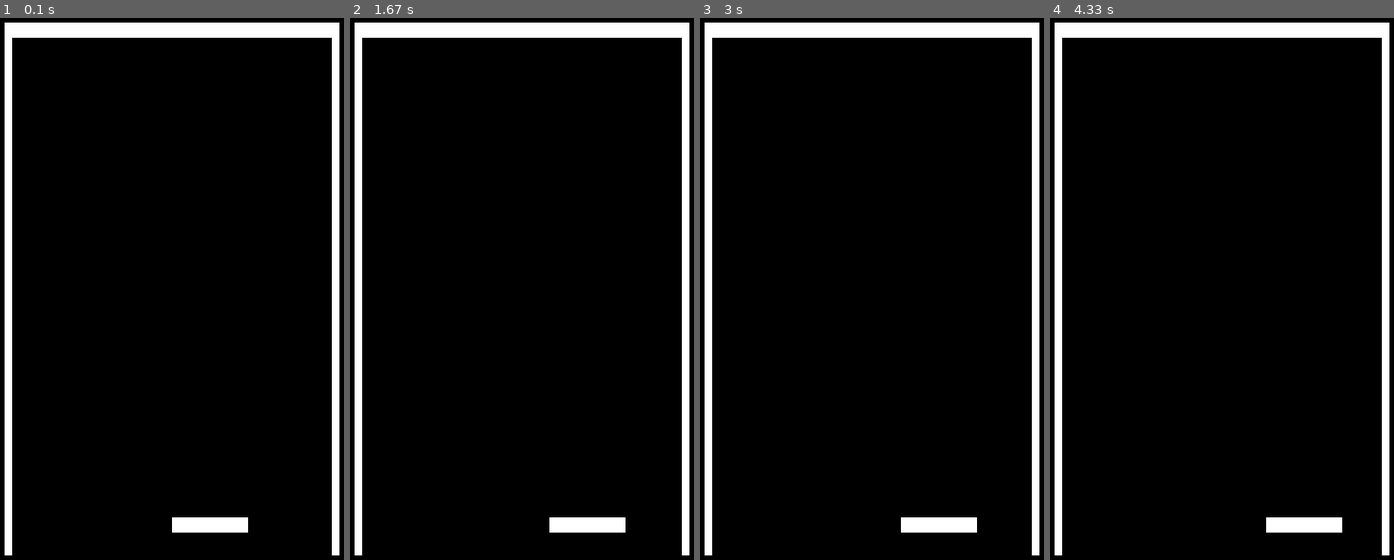
Above: before the commit, frames 1-4 (left to right).
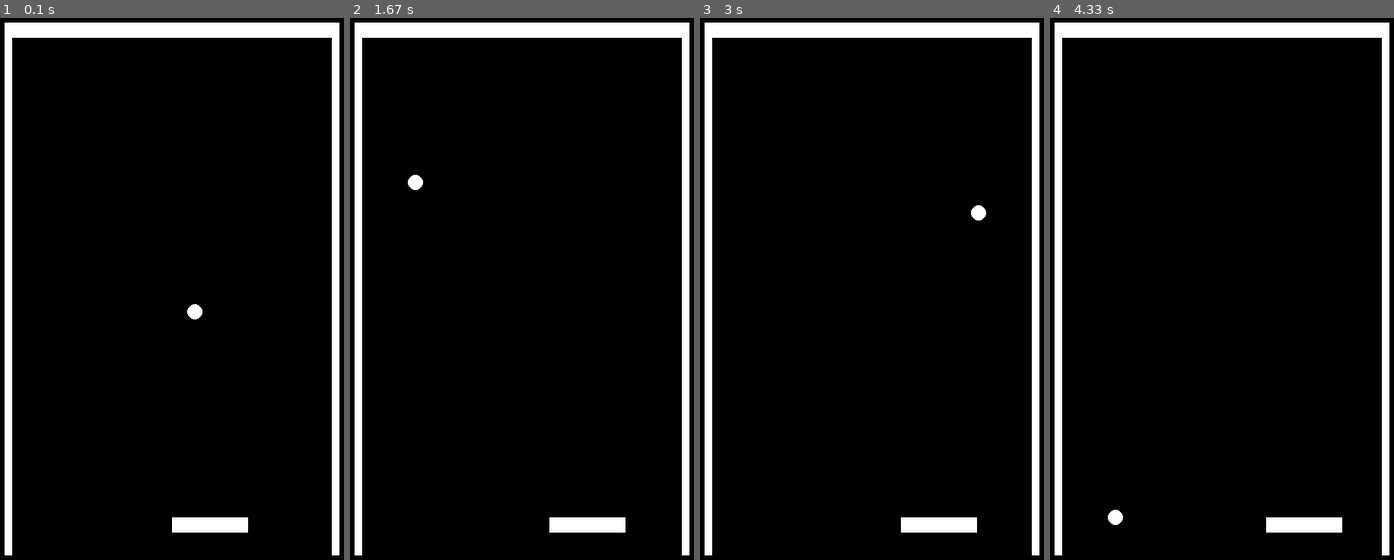
Above: after the commit, the same moments.

Repository: PSFREITASUEA/breakoutpygame
Game: pygame game, started from main.py
Same seed, same stepped clock (60 frames per second), same inputs: the game is played once before the commit and once after it.
Inputs:
- Up to frame 1 (0.1 s): no input
- Up to frame 2 (1.67 s): hold D 0.33-0.8 s; hold D 0.83-1.3 s; hold A from 1.33 s (still down)
- Up to frame 3 (3 s): release A at 1.87 s; hold A 1.9-2.3 s; hold D 2.33-2.97 s
- Up to frame 4 (4.33 s): hold A 3-3.47 s; hold D 3.5-3.97 s; hold D from 4 s (still down)

The runs differ from the first frame. In frame 1, 0.1% of the frame differs, in the area x 54-59%, y 52-56%; in frame 2, 0.1%; in frame 3, 0.1%; in frame 4, 0.1%.

Commit message:
Adição da colisão da bola com os limites da tela, e o reset de posição da mesma quando ultrapassa o fundo da tela.

Diff:
--- a/Ball.py
+++ b/Ball.py
@@ -1,6 +1,5 @@
 import pygame
-from Constants import *
-
+import Constants
 
 class Ball:
     def __init__(self, x, y):
@@ -10,7 +9,6 @@
         self.speed = 5
 
     def is_colliding_with_brick(self):
-        # runs a check on every brick position
         brick_list = []
         for brick in brick_list:
             if self.rect.colliderect(brick.rect) and self.dy < 0:
@@ -21,20 +19,24 @@
                 self.dy *= -1
                 self.speed += 5
 
-                pygame.mixer.Sound(BOUNCE_SFX_PATH).play()
+                pygame.mixer.Sound('assets/bounce.wav').play()
 
-    def is_colliding_with_wall(self):
-        pass
+    def is_colliding_with_limits(self, right_limit_rect, left_limit_rect, top_limit_rect):
+        if self.rect.right >= right_limit_rect.left or \
+                self.rect.left <= left_limit_rect.right:
+            self.dx *= -1
+
+        elif self.rect.top <= top_limit_rect.bottom:
+            self.dy *= -1
+
+        elif self.rect.bottom >= Constants.WINDOW_HEIGHT:
+            self.rect.x = Constants.WINDOW_WIDTH / 2
+            self.rect.y = Constants.WINDOW_HEIGHT / 2
+            self.dy = -1
 
     def update(self):
         self.rect.y += self.dy * self.speed
         self.rect.x += self.dx * self.speed
-        self.is_colliding_with_brick()
-        self.is_colliding_with_wall()
-
-    def restart_position(self):
-        # restart ball position after it hits the bottom
-        pass
 
     def render(self, screen: pygame.surface):
         pygame.draw.ellipse(screen, (255, 255, 255), self.rect)
--- a/main.py
+++ b/main.py
@@ -18,6 +18,7 @@
 
     running = True
 
+    ball_1 = Ball(WINDOW_WIDTH / 2, WINDOW_HEIGHT / 2)
     player_1 = Player(WINDOW_WIDTH / 2, WINDOW_HEIGHT - 60)
 
     # drawing screen borders
@@ -25,7 +26,10 @@
     right_limit_rect = Rect(440, 10, 10, 700)
     top_limit_rect = Rect(20, 10, 420, 20)
 
+    clock = pygame.time.Clock()
+
     while running:
+        clock.tick(60)
         for event in pygame.event.get():
             if event.type == QUIT:
                 running = False
@@ -44,8 +48,9 @@
         pygame.draw.rect(window_surface, colors.WHITE, left_limit_rect)
         pygame.draw.rect(window_surface, colors.WHITE, right_limit_rect)
         pygame.draw.rect(window_surface, colors.WHITE, top_limit_rect)
-
         player_1.move(left_limit_rect.right, right_limit_rect.left)
         player_1.render(window_surface)
-
+        ball_1.render(window_surface)
+        ball_1.update()
+        ball_1.is_colliding_with_limits(right_limit_rect, left_limit_rect, top_limit_rect)
         pygame.display.update()
